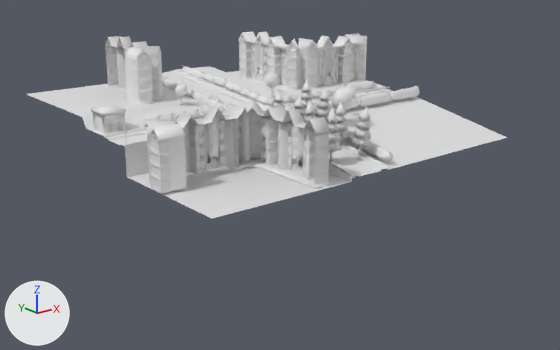
One commit to the FBX model Assets/Resources/3d/Street/Street.fbx: the scene before it, then after it.
Camera for both pictures: a 50 mm lens placed at (-137.8, -180.2, 51.9), pointed at (-2.2, -10.7, -15.9). Every picture has the same lights, and +X, +Y and +Z are marked at lower left. Where no turn or scale is listed for an object, it has been applied to the vertices.

In view in the first picture: 'Apartment1', 'Apartment2-1', 'Apartment2-2', 'Apartment3-1', 'Apartment3-2', 'PineTree2-1.007', 'Plane.004', 'Trafo', 'Tree.001'.
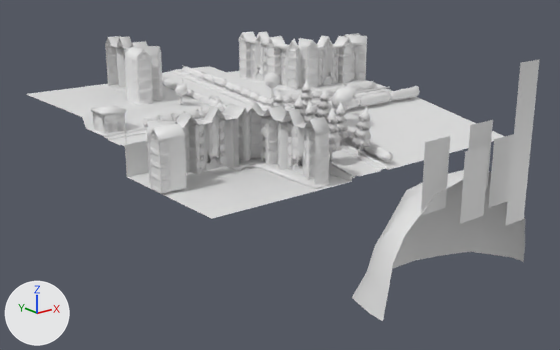
Boxes [x1, y1, x2, y2] around the edits, measured in the pictures (560 x 350 px):
'Plane.011', added: after [352, 59, 540, 321]

Diff of the bpy script that builds the scene:
```diff
--- a/Assets/Resources/3d/Street/Street.fbx.py
+++ b/Assets/Resources/3d/Street/Street.fbx.py
@@ me_plane_002 @@
+me_plane_002.from_pydata(...)  # 226 vertices, 86 faces; spans x -25.4..26.0, y -35.7..-9.5, z -30.9..23.5
+me_plane_002.materials.append(mat_colorswatch2_001)  # white #e7e7e7
@@ ob_plane_011 @@
+ob_plane_011 = bpy.data.objects.new('Plane.011', me_plane_002)
+ob_plane_011.location = (0.0, -48.1, -5.3)
+ob_plane_011.rotation_euler = (0.0, 0.0, -3.142)  # degrees (0, 0, -180)
+ob_plane_011.scale = (-1.0, -1.0, -1.0)
```
